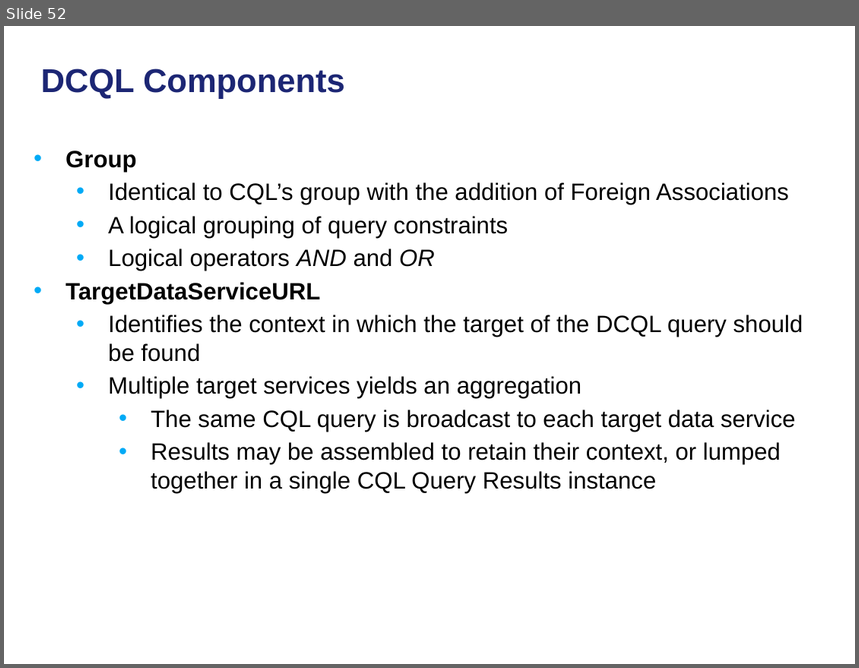
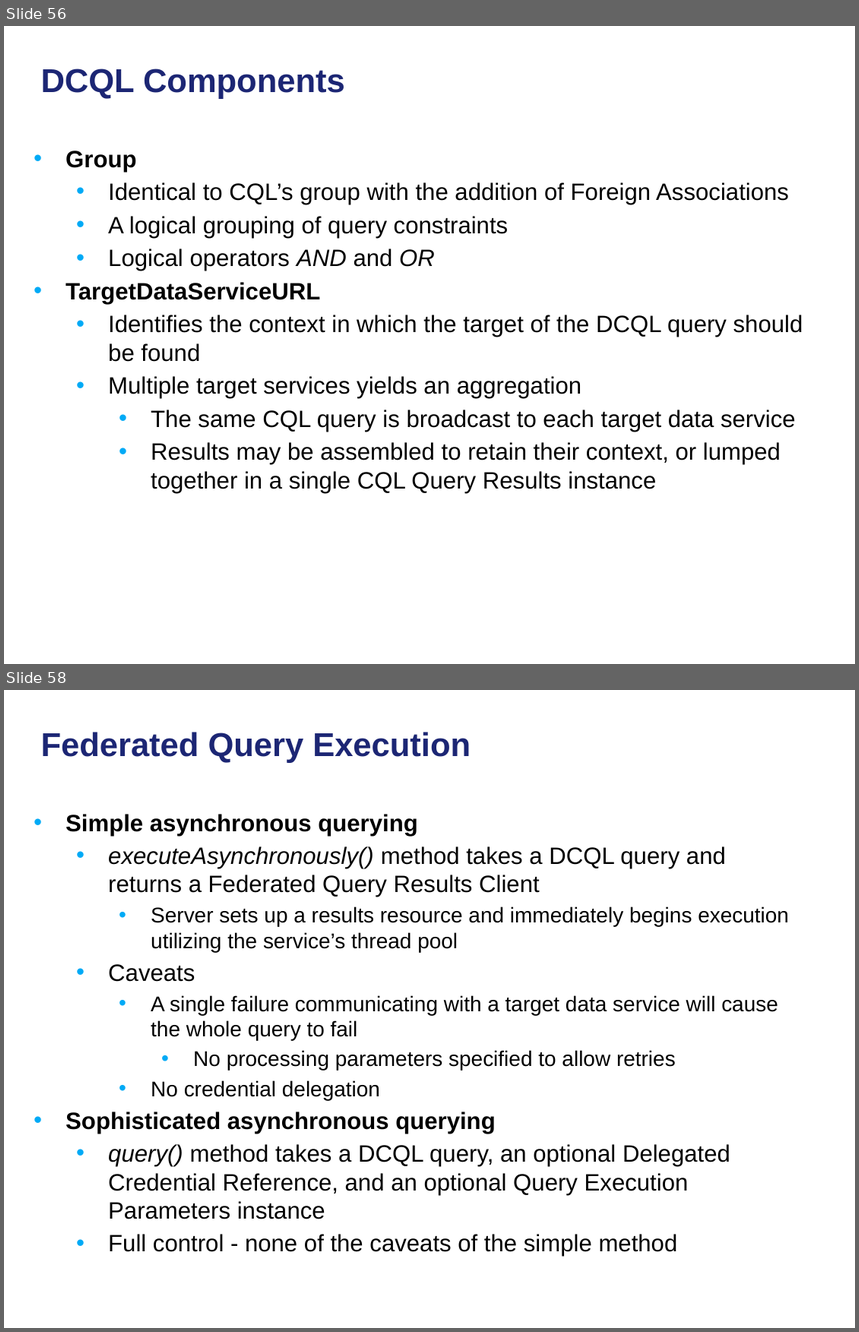
Before and after one commit to NCIP/cagrid-docs, a slide deck: presentations/200906_Novartis/caGrid Data Services.pptx. Shown one above the other, each under a label of ours: slide 52 before the commit, slides 56 and 58 after it; the slides between them are not shown. The pictures are 859x668 and 859x1332 pixels, drawn with LibreOffice and Linux fonts; fonts in the diff are those of the drawing; background and template pictures are left out. Boxes give left, top, right and bottom in pixels: in the first picture for what was removed or moved away, otherwise in the second. Text is boxed around its words. In the diff, an @@ line names an element or a change of style, - is before the commit and + after.

```diff
--- a/presentations/200906_Novartis/caGrid Data Services.pptx
+++ b/presentations/200906_Novartis/caGrid Data Services.pptx
@@ slide 58 added at (4,690,855,1328), background picture (left out) @@
@@ title added at (41,732,471,763), 28 pt, text #1C2674, bold @@
+Federated Query Execution
@@ text added at (66,814,789,1257), 20 pt, text #000000 @@
+• Simple asynchronous querying
+  • executeAsynchronously() method takes a DCQL query and returns a Federated Query Results Client
+    • Server sets up a results resource and immediately begins execution utilizing the service’s thread pool
+  • Caveats
+    • A single failure communicating with a target data service will cause the whole query to fail
+      • No processing parameters specified to allow retries
+    • No credential delegation
+• Sophisticated asynchronous querying
+  • query() method takes a DCQL query, an optional Delegated Credential Reference, and an optional Query Execution Parameters instance
+  • Full control - none of the caveats of the simple method
@@ what was slide 52 is now slide 56 @@
```
Also in this commit, not shown: 7 other slides added, 1 slide removed.
